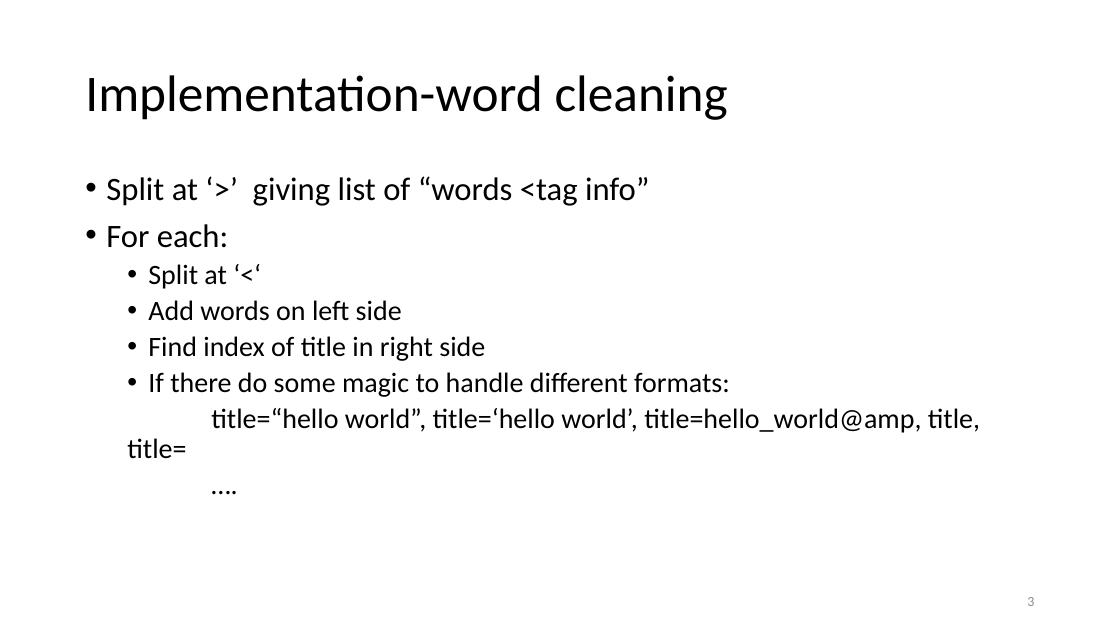
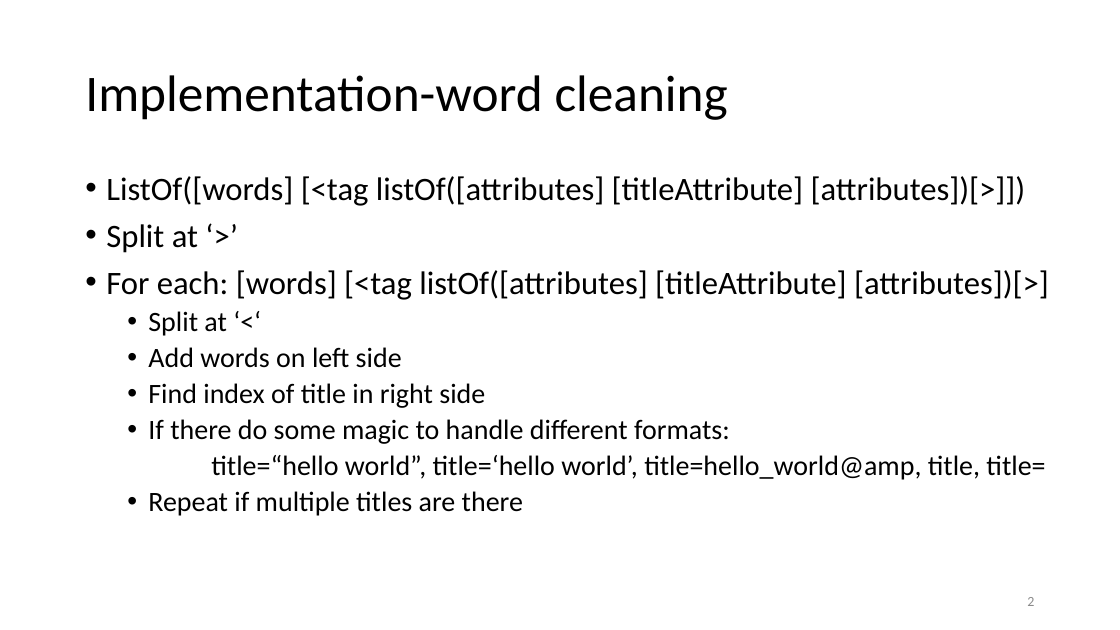
Before and after one commit to jonasIshoejNielsen/semester2_computerSystemPerformance, a slide deck: slide 2 of Deliverables/outline-presentation.pptx (slide 3 before the commit). Drawn at 1120x630 pixels with LibreOffice and Linux fonts; fonts in the diff are those of the drawing. Boxes give left, top, right and bottom in pixels: in the first picture for what was removed or moved away, otherwise in the second. Text is boxed around its words. In the diff, an @@ line names an element or a change of style, - is before the commit and + after.

Commit message:
fixed only clean on anchor tag

```diff
--- a/Deliverables/outline-presentation.pptx
+++ b/Deliverables/outline-presentation.pptx
@@ text at bbox=[106, 176, 1049, 300]: text changed @@
-• Split at ‘>’ giving list of “words <tag info”
-• For each:
+• ListOf([words] [<tag listOf([attributes] [titleAttribute] [attributes])[>]])
+• Split at ‘>’
+• For each: [words] [<tag listOf([attributes] [titleAttribute] [attributes])[>]
@@ text at bbox=[148, 491, 523, 516]: text changed @@
-  ….
+  • Repeat if multiple titles are there
```
Also in this commit, not shown: 3 other slides changed, 1 slide removed, 1 other file.
